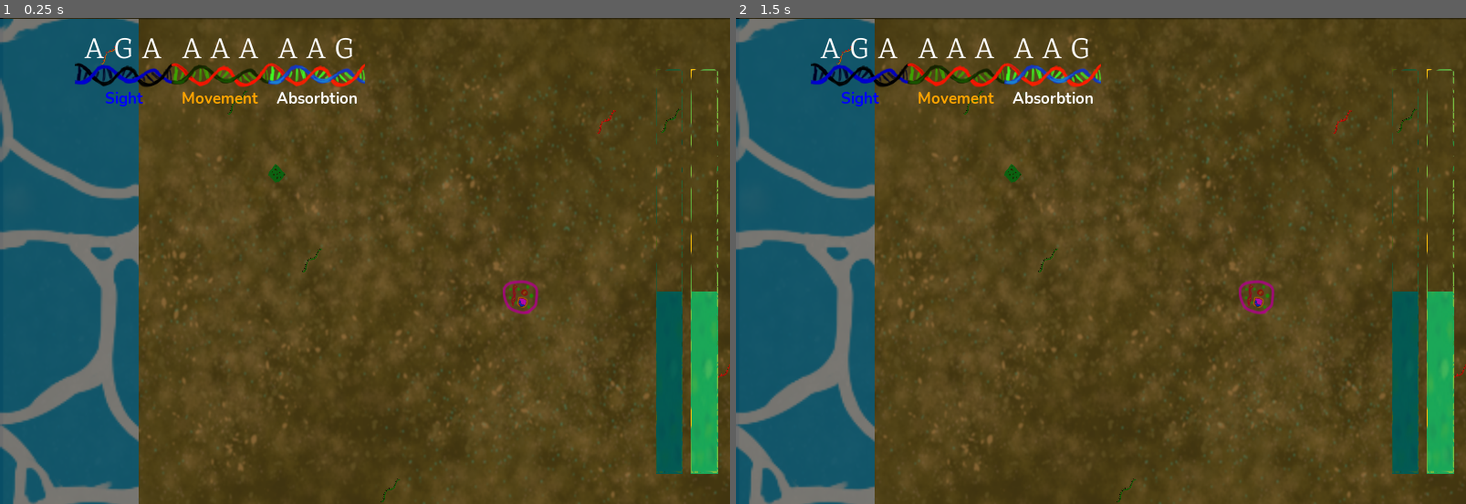
Above: before the commit, frames 1-2 (left to right).
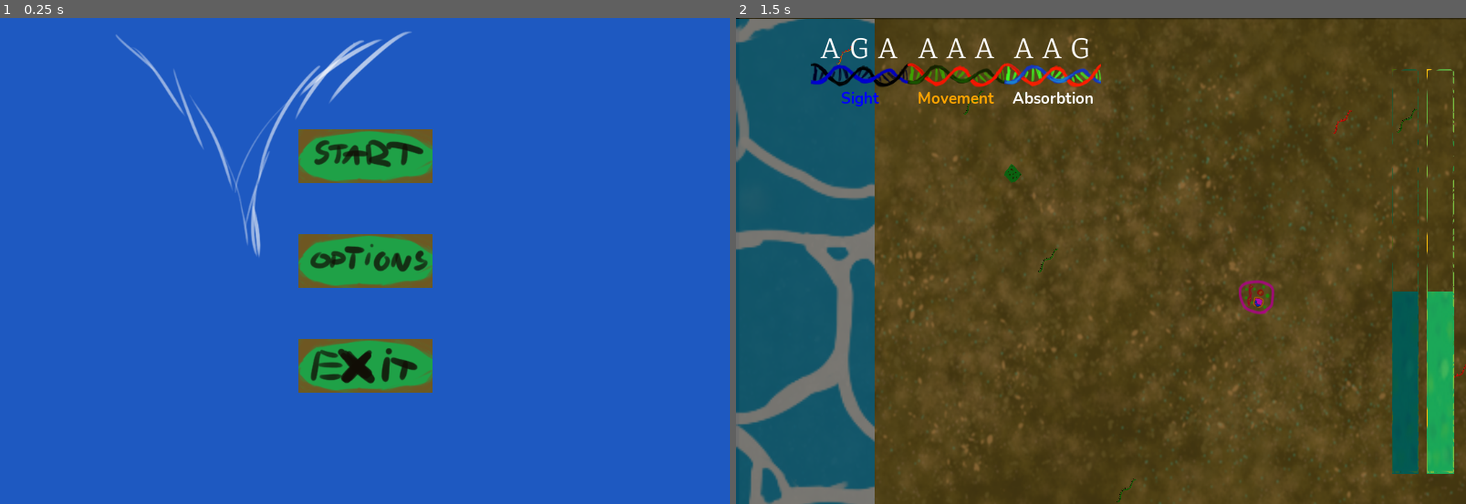
Above: after the commit, the same moments.

Repository: RobertKajnak/MGTK2021Game
Game: Godot game, scene res://Scenes/MainMenu.tscn
Same seed, same stepped clock (60 frames per second), same inputs: the game is played once before the commit and once after it.
Inputs (mouse positions are in pixels of both pictures, inside the frame that each line leads up to):
- Up to frame 1 (0.25 s): no input
- Up to frame 2 (1.5 s): click (1101, 154) at 0.52 s; click (860, 76) at 1.27 s

The runs differ from the first frame. In frame 1, 99% of the frame differs, in the area x 0-100%, y 0-100%; in frame 2, nothing differs.

Commit message:
Max 4 DNA

Diff:
--- a/Scenes/MainMenu.gd
+++ b/Scenes/MainMenu.gd
@@ -1,9 +1,4 @@
 extends Control
-
-func _ready():
-	# TODO remove this before launch
-	get_tree().change_scene("res://Scenes/Level2.tscn")
-	pass
 
 func _on_ButtonStart_pressed():
 	get_tree().change_scene("res://Scenes/Level2.tscn")
--- a/Scenes/RNA_Object.gd
+++ b/Scenes/RNA_Object.gd
@@ -2,13 +2,16 @@
 
 var letter
 
+var hub
+
 func _ready():
+	hub = get_hub()
 	letter = Global.letters_possible[randi() % len(Global.letters_possible)]
 	$Sprite.set_modulate(Global.letter_to_color[letter])
 
 func _on_RNA_body_entered(body):
-	Global.genome += letter
-	get_hub().refresh()
+	Global.add_gene(letter)
+	hub.refresh()
 	queue_free()
 
 func get_hub():
--- a/global.gd
+++ b/global.gd
@@ -1,11 +1,13 @@
 extends Node
 
-var hud_index = 0 # Used to update the HUD during collisions
+var hud_index := 0 # Used to update the HUD during collisions
 
-var current_level = 1
-var HP = 100
-var Score = 0;
-var genome = ""
+var current_level := 1
+
+# Player stuff
+var HP := 100
+var Score := 0
+var genome := ""
 
 var letters_possible = ['A', 'T', 'G']
 var letter_to_color = { 'A': Color.red, 'T': Color.green, 'G': Color.yellow }
@@ -62,3 +64,10 @@
 	for n in node.get_children():
 		node.remove_child(n)
 		n.queue_free()
+
+# Add a gene to the player genome
+func add_gene(letter):
+	var max_letters = 4 * len(letters_possible)
+	genome += letter
+	var start_index = max(0, len(genome) - max_letters)
+	genome = genome.substr(start_index, len(genome))
